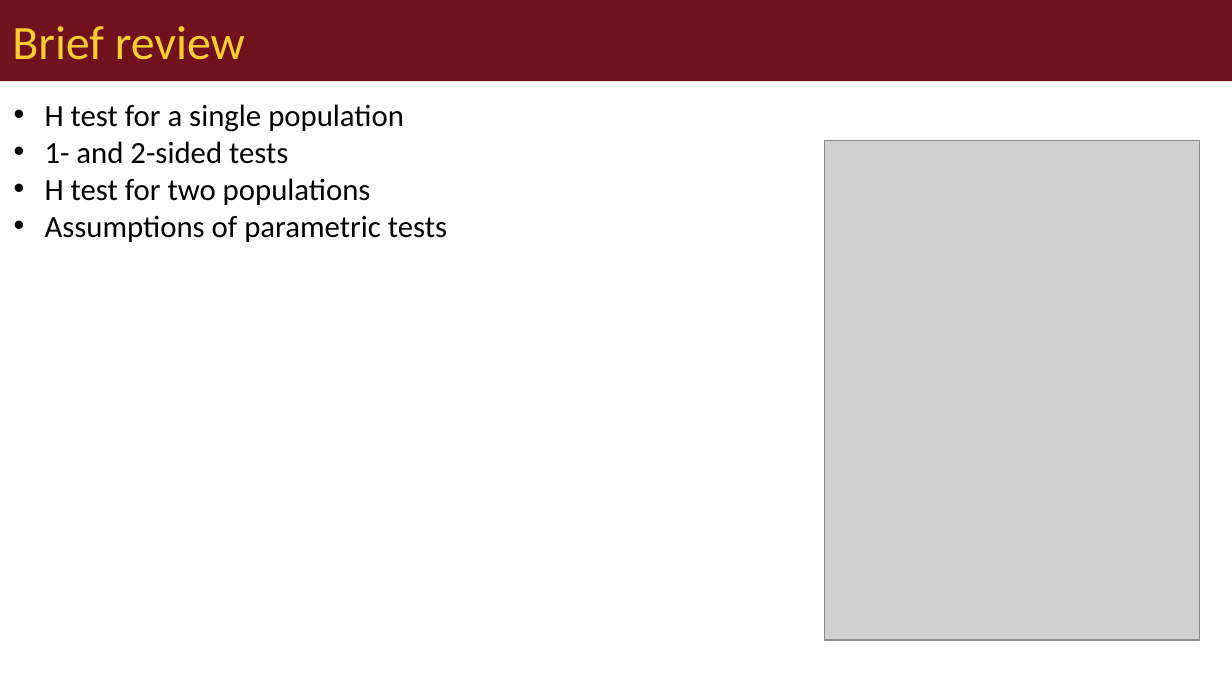
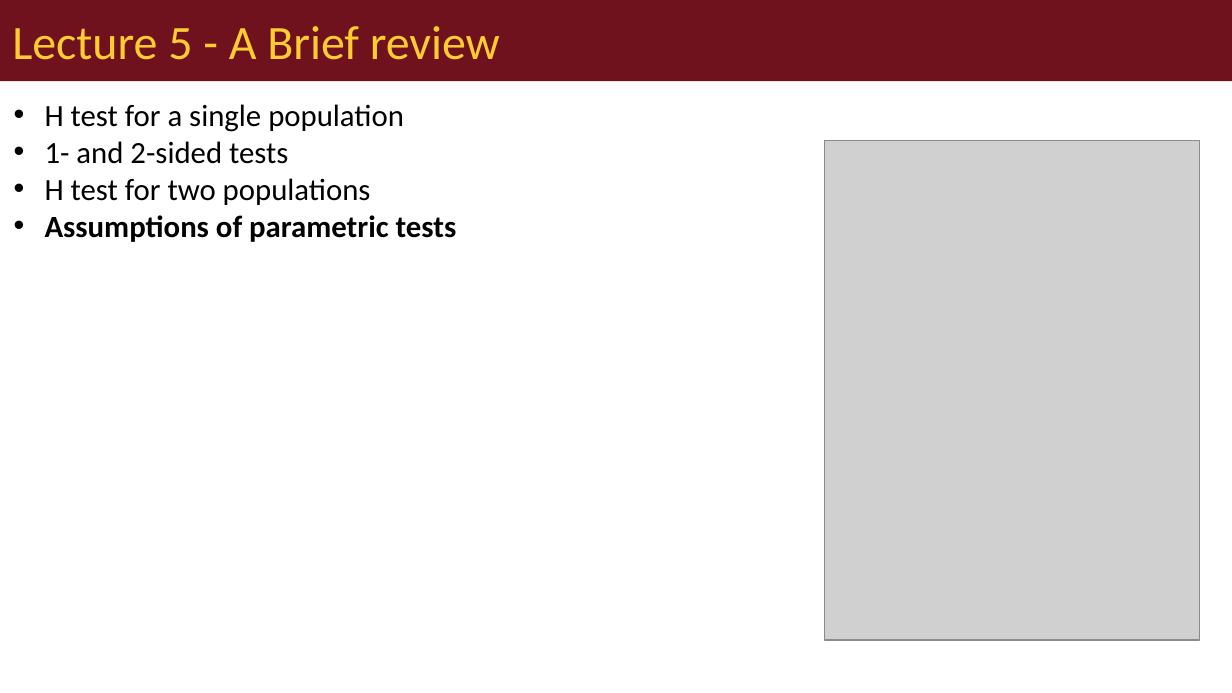
Before and after one commit to wlperry/umd_biostats, a slide deck: slide 2 of docs/lectures/lecture_06/06_01_lecture_powerpoint.pptx. Drawn at 1232x693 pixels with LibreOffice and Linux fonts; fonts in the diff are those of the drawing; grey boxes stand for pictures. Boxes give left, top, right and bottom in pixels: in the first picture for what was removed or moved away, otherwise in the second. Text is boxed around its words. In the diff, an @@ line names an element or a change of style, - is before the commit and + after.

```diff
--- a/docs/lectures/lecture_06/06_01_lecture_powerpoint.pptx
+++ b/docs/lectures/lecture_06/06_01_lecture_powerpoint.pptx
@@ title at bbox=[12, 26, 500, 60]: text changed @@
-Brief review
+Lecture 5 - A Brief review
@@ text at bbox=[45, 215, 457, 242]: bold on in "Assumptions of parametric tests" @@
```
Also in this commit, not shown: 21 other slides changed, 2 slides added, 1 slide removed, 31 other files.
